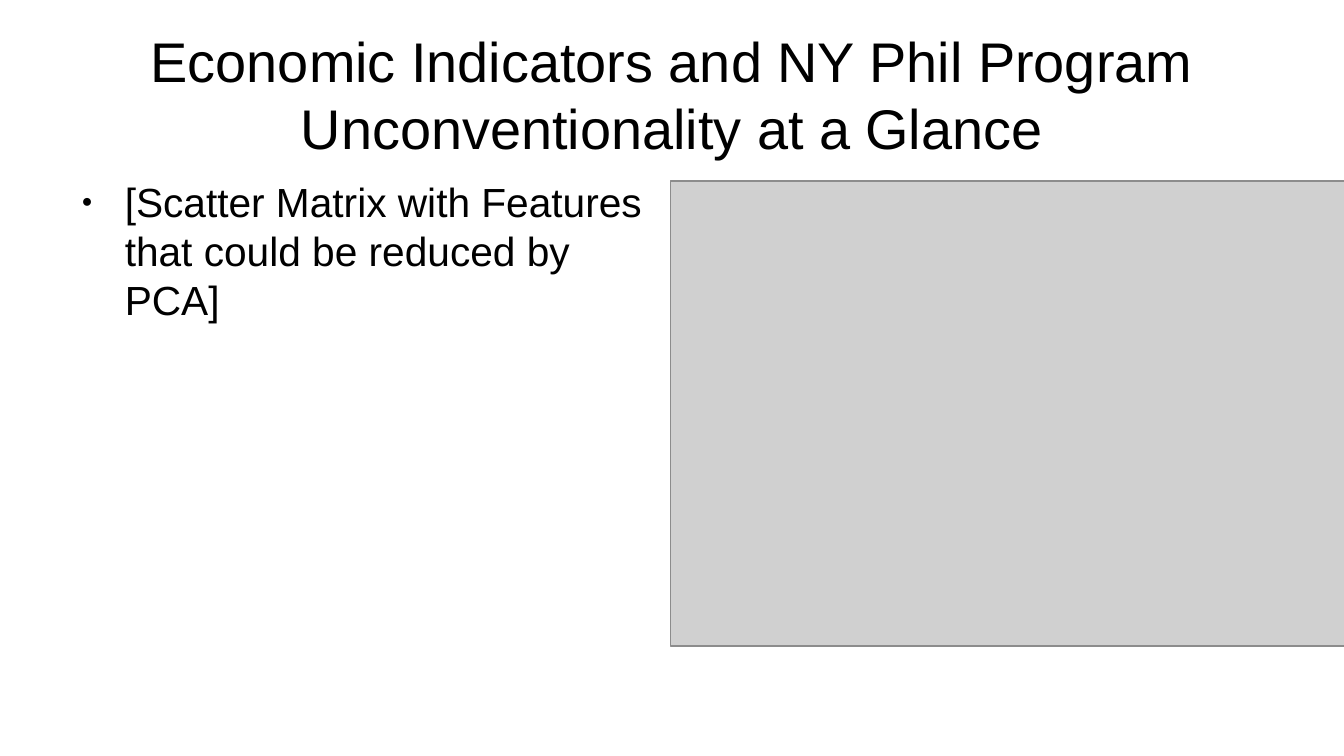
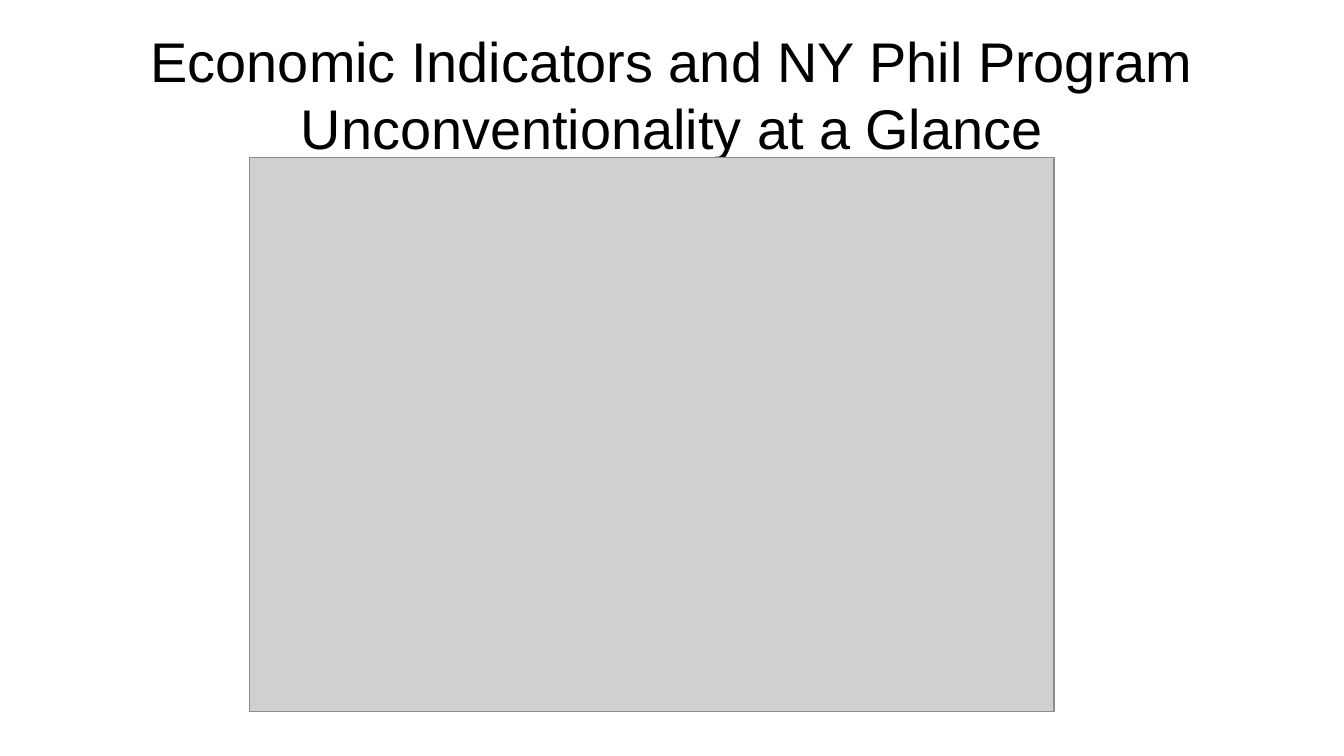
Before and after one commit to markcatalysis/ny_phil_selection, a slide deck: slide 6 of presentation/Capstone Presentation.odp. Drawn at 1344x756 pixels with LibreOffice and Linux fonts; fonts in the diff are those of the drawing; grey boxes stand for pictures. Boxes give left, top, right and bottom in pixels: in the first picture for what was removed or moved away, otherwise in the second. Text is boxed around its words. In the diff, an @@ line names an element or a change of style, - is before the commit and + after.

```diff
--- a/presentation/Capstone Presentation.odp
+++ b/presentation/Capstone Presentation.odp
@@ picture: place and size @@
-picture at bbox=[671, 181, 1344, 646]
+picture at bbox=[249, 157, 1054, 711]
@@ text removed at bbox=[125, 187, 641, 322] @@
-● [Scatter Matrix with Features that could be reduced by PCA]
```
Also in this commit, not shown: 6 other slides changed, 5 slides added, 2 slides removed, 2 other files.
